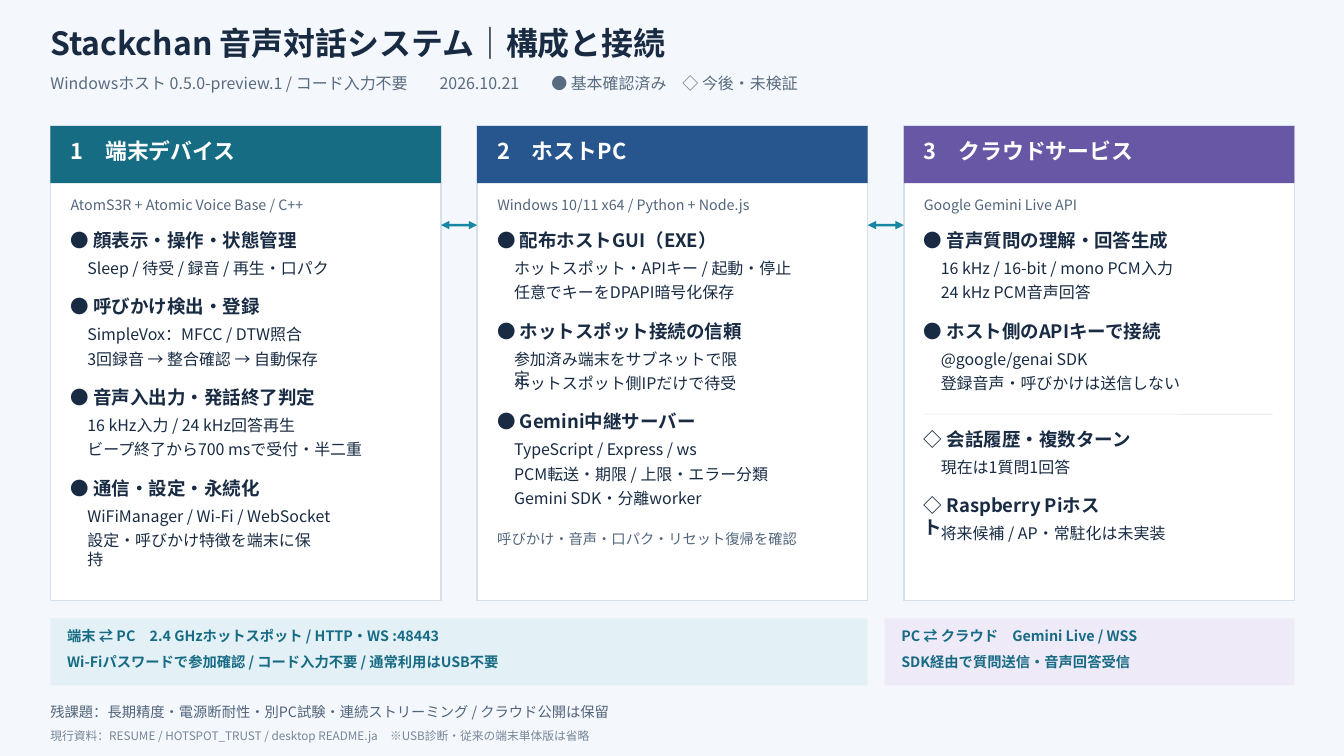
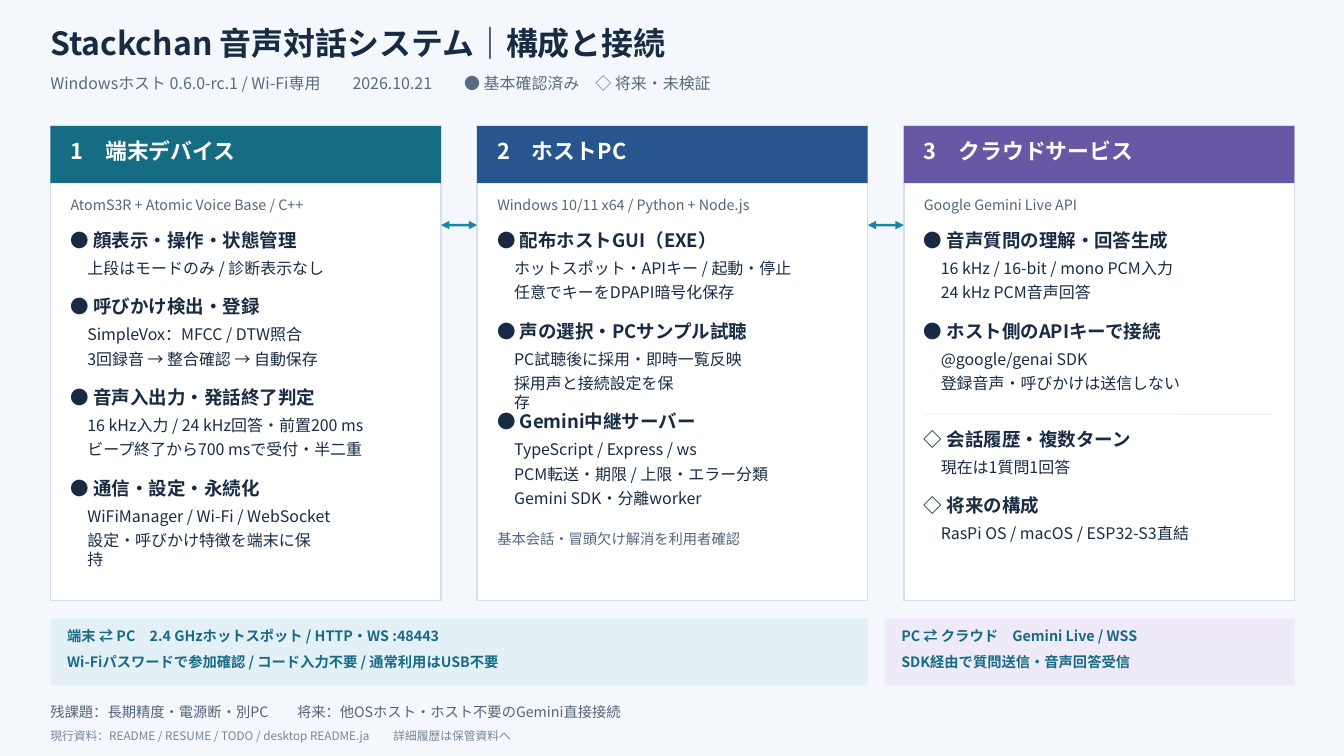
Before and after one commit to thomasleftwite/stackchan-chatgpt, a slide deck: slide 1 of docs/architecture-slide.pptx. Drawn at 1344x756 pixels with LibreOffice and Linux fonts; fonts in the diff are those of the drawing. Boxes give left, top, right and bottom in pixels: in the first picture for what was removed or moved away, otherwise in the second. Text is boxed around its words. In the diff, an @@ line names an element or a change of style, - is before the commit and + after.

```diff
--- a/docs/architecture-slide.pptx
+++ b/docs/architecture-slide.pptx
@@ text at [50,75,711,91]: text changed @@
-Windowsホスト 0.5.0-preview.1 / コード入力不要 2026.10.21 ● 基本確認済み ◇ 今後・未検証
+Windowsホスト 0.6.0-rc.1 / Wi-Fi専用 2026.10.21 ● 基本確認済み ◇ 将来・未検証
@@ text at [87,260,324,276]: text changed @@
-Sleep / 待受 / 録音 / 再生・口パク
+上段はモードのみ / 診断表示なし
@@ text at [520,322,747,340]: text changed @@
-● ホットスポット接続の信頼
+● 声の選択・PCサンプル試聴
@@ text at [514,351,742,367]: text changed @@
-参加済み端末をサブネットで限定
+PC試聴後に採用・即時一覧反映
@@ text at [514,375,674,391]: text changed @@
-ホットスポット側IPだけで待受
+採用声と接続設定を保存
@@ text at [87,417,363,433]: text changed @@
-16 kHz入力 / 24 kHz回答再生
+16 kHz入力 / 24 kHz回答・前置200 ms
@@ text at [947,496,1039,514]: text changed @@
-◇ Raspberry Piホスト
+◇ 将来の構成
@@ text at [497,532,740,545]: text changed @@
-呼びかけ・音声・口パク・リセット復帰を確認
+基本会話・冒頭欠け解消を利用者確認
@@ text at [941,525,1189,541]: text changed @@
-将来候補 / AP・常駐化は未実装
+RasPi OS / macOS / ESP32-S3直結
@@ text at [50,705,621,718]: text changed @@
-残課題：長期精度・電源断耐性・別PC試験・連続ストリーミング / クラウド公開は保留
+残課題：長期精度・電源断・別PC 将来：他OSホスト・ホスト不要のGemini直接接続
@@ text at [50,730,510,743]: text changed @@
-現行資料：RESUME / HOTSPOT_TRUST / desktop README.ja ※USB診断・従来の端末単体版は省略
+現行資料：README / RESUME / TODO / desktop README.ja 詳細履歴は保管資料へ
```
Also in this commit, not shown: 19 other files.
